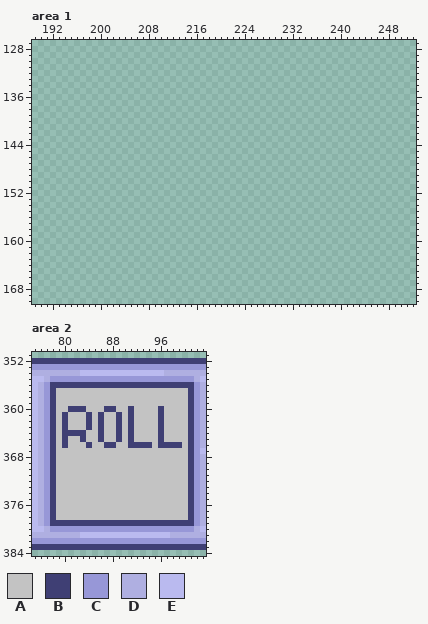
Two states of a pixel-art file, Assets/_Project/Art/UI/skillandhealthpng.aseprite. Above is the file before it was changed.
400x400 pixels, 1 frame. Colours within 5 levels of each other are drawn and written as one. Shown: area 1: x 189..252, y 127..170; area 2: x 75..103, y 351..384. The commit also changed other parts of the picture, which this record leaves out.
Palette (. is transparent): A #c3c3c3  B #3f3f74  C #9797d7  D #afafe1  E #babaef
Pixels before, area 1 (only the part around the change), first column x 189:
127 ................................................................
128 ................................................................
129 ................................................................
130 ................................................................
131 ................................................................
132 ................................................................
133 ................................................................
134 ................................................................
135 ................................................................
136 ................................................................
137 ................................................................
138 ................................................................
139 ................................................................
140 ................................................................
141 ................................................................
142 ................................................................
143 ................................................................
144 ................................................................
145 ................................................................
146 ................................................................
147 ................................................................
148 ................................................................
149 ................................................................
150 ................................................................
151 ................................................................
152 ................................................................
153 ................................................................
154 ................................................................
155 ................................................................
156 ................................................................
157 ................................................................
158 ................................................................
159 ................................................................
160 ................................................................
161 ................................................................
162 ................................................................
163 ................................................................
164 ................................................................
165 ................................................................
166 ................................................................
167 ................................................................
168 ................................................................
169 ................................................................
170 ................................................................
Pixels before, area 2, first column x 75:
352 BBBBBBBBBBBBBBBBBBBBBBBBBBBBB
353 CCCCCCCCCCCCCCCCCCCCCCCCCCCCC
354 DDDDDDDDEEEEEEEEEEEEEEDDDDDDD
355 EEDCCCCCCCCCCCCCCCCCCCCCCCCDE
356 EDCBBBBBBBBBBBBBBBBBBBBBBBBCD
357 EDCBAAAAAAAAAAAAAAAAAAAAAABCD
358 EDCBAAAAAAAAAAAAAAAAAAAAAABCD
359 EDCBAAAAAAAAAAAAAAAAAAAAAABCD
360 EDCBAABBBAAABBAABAAAABAAAABCD
361 EDCBABAAABABAABABAAAABAAAABCD
362 EDCBABAAABABAABABAAAABAAAABCD
363 EDCBABAAABABAABABAAAABAAAABCD
364 EDCBABBBBAABAABABAAAABAAAABCD
365 EDCBABAABAABAABABAAAABAAAABCD
366 EDCBABAAABAABBAABBBBABBBBABCD
367 EDCBAAAAAAAAAAAAAAAAAAAAAABCE
368 EDCBAAAAAAAAAAAAAAAAAAAAAABCD
369 EDCBAAAAAAAAAAAAAAAAAAAAAABCD
370 EDCBAAAAAAAAAAAAAAAAAAAAAABCD
371 EDCBAAAAAAAAAAAAAAAAAAAAAABCD
372 EDCBAAAAAAAAAAAAAAAAAAAAAABCD
373 EDCBAAAAAAAAAAAAAAAAAAAAAABCD
374 EDCBAAAAAAAAAAAAAAAAAAAAAABCD
375 EDCBAAAAAAAAAAAAAAAAAAAAAABCD
376 EDCBAAAAAAAAAAAAAAAAAAAAAABCD
377 EDCBAAAAAAAAAAAAAAAAAAAAAABCD
378 EDCBAAAAAAAAAAAAAAAAAAAAAABCD
379 EDCBBBBBBBBBBBBBBBBBBBBBBBBCD
380 EEDCCCCCCCCCCCCCCCCCCCCCCCCDE
381 DDDDDDDDEEEEEEEEEEEEEEEDDDDDD
382 CCCCCCCCCCCCCCCCCCCCCCCCCCCCC
383 BBBBBBBBBBBBBBBBBBBBBBBBBBBBB
After the commit:
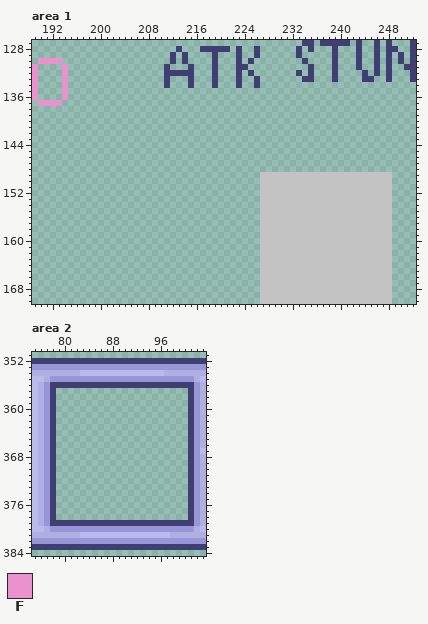
Colours new in this view: F #e992ce
Difference:
Changed rows in their new state; - is an unchanged pixel.
Area 1:
first column x 189:
127 ---------------------------------------------BB-BBBBB-B--B-B---B
128 ------------------------B---BBBBB-B--B------B-B---B---B--B-BB--B
129 -----------------------B-B----B---B--B------B-----B---B--B-B-B-B
130 -FFFF------------------B-B----B---B-B--------B----B---B--B-B-B-B
131 F----F----------------B---B---B---BB----------B---B---B--B-B--BB
132 F----F----------------BBBBB---B---B-B-------B-B---B----B-B-B---B
133 F----F----------------B---B---B---B--B-------BB---B----BB--B---B
134 F----F----------------B---B---B---B--B--------------------------
135 F----F----------------------------------------------------------
136 F----F----------------------------------------------------------
137 -FFFF-----------------------------------------------------------
first column x 227:
149 AAAAAAAAAAAAAAAAAAAAAA
150 AAAAAAAAAAAAAAAAAAAAAA
151 AAAAAAAAAAAAAAAAAAAAAA
152 AAAAAAAAAAAAAAAAAAAAAA
153 AAAAAAAAAAAAAAAAAAAAAA
154 AAAAAAAAAAAAAAAAAAAAAA
155 AAAAAAAAAAAAAAAAAAAAAA
156 AAAAAAAAAAAAAAAAAAAAAA
157 AAAAAAAAAAAAAAAAAAAAAA
158 AAAAAAAAAAAAAAAAAAAAAA
159 AAAAAAAAAAAAAAAAAAAAAA
160 AAAAAAAAAAAAAAAAAAAAAA
161 AAAAAAAAAAAAAAAAAAAAAA
162 AAAAAAAAAAAAAAAAAAAAAA
163 AAAAAAAAAAAAAAAAAAAAAA
164 AAAAAAAAAAAAAAAAAAAAAA
165 AAAAAAAAAAAAAAAAAAAAAA
166 AAAAAAAAAAAAAAAAAAAAAA
167 AAAAAAAAAAAAAAAAAAAAAA
168 AAAAAAAAAAAAAAAAAAAAAA
169 AAAAAAAAAAAAAAAAAAAAAA
170 AAAAAAAAAAAAAAAAAAAAAA
Area 2:
first column x 79:
357 ......................
358 ......................
359 ......................
360 ......................
361 ......................
362 ......................
363 ......................
364 ......................
365 ......................
366 ......................
367 ......................
368 ......................
369 ......................
370 ......................
371 ......................
372 ......................
373 ......................
374 ......................
375 ......................
376 ......................
377 ......................
378 ......................
